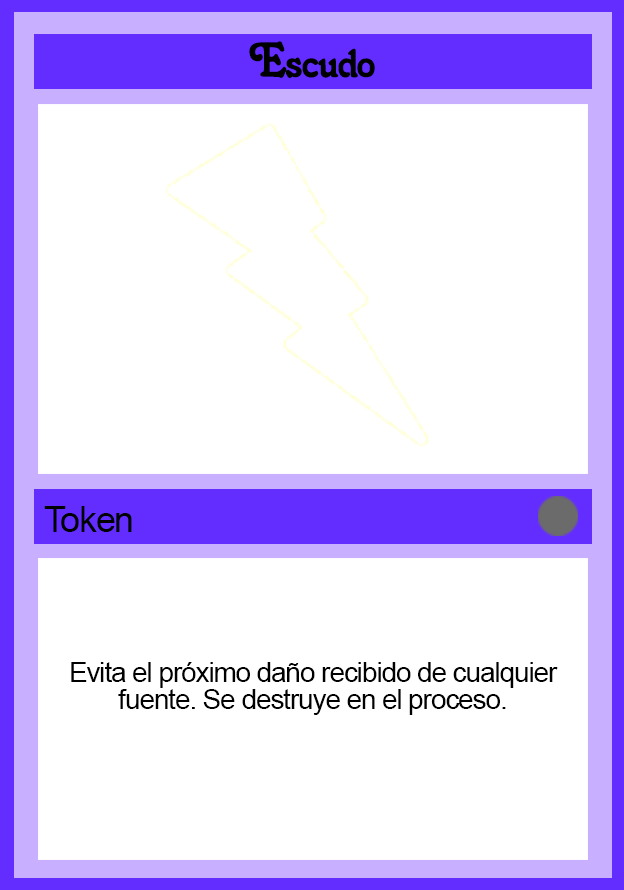
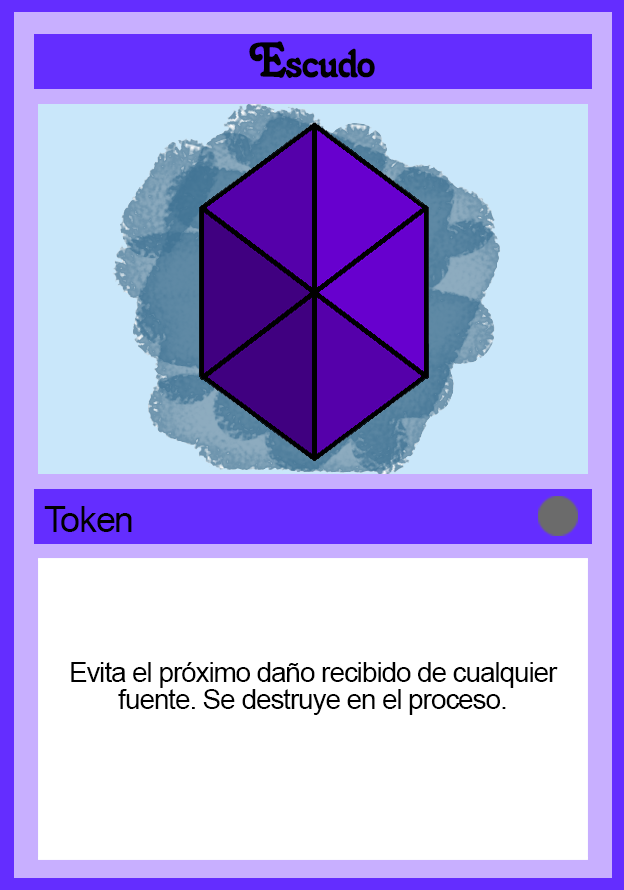
Two versions of the same layered image (624px x 890px). Layer-by-layer changes:
painted on "Diseño" over 38, 104, 588, 474
